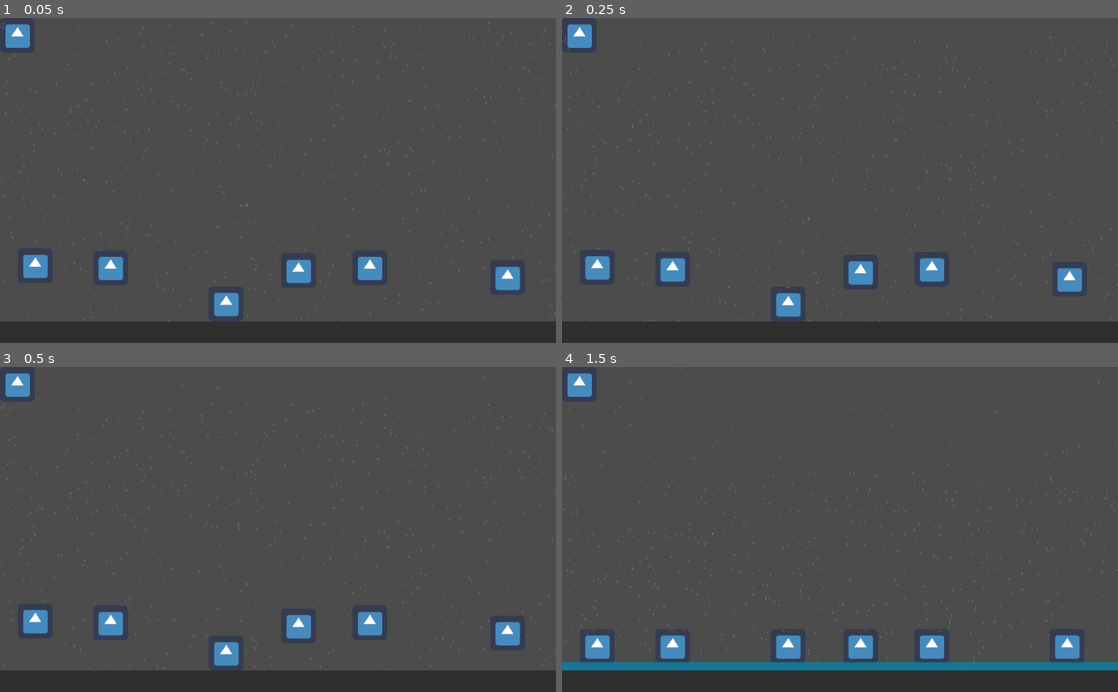
Above: before the commit, frames 1-4 (two rows, left to right).
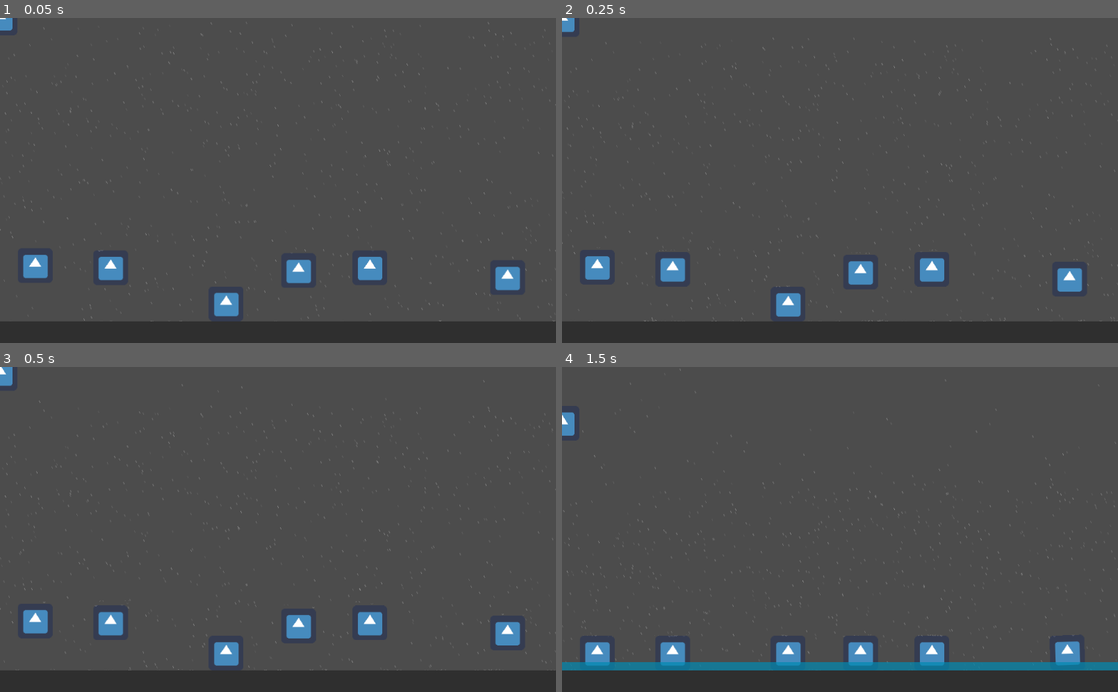
Above: after the commit, the same moments.

Repository: Deji69/NaturalDisasterJam
Game: Godot game, scene res://MainGame.tscn
The game is run twice, just before and just after one commit, with the same random seed, the same clock (stepped at 60 frames per second) and the same inputs. The engine's default icon, where the game draws it, is replaced by a stand-in: a white triangle on a blue panel in a dark square.
Inputs (mouse positions are in pixels of both pictures, inside the frame that each line leads up to):
- Up to frame 1 (0.05 s): no input
- Up to frame 2 (0.25 s): no input
- Up to frame 3 (0.5 s): no input
- Up to frame 4 (1.5 s): drag from (789, 653) to (895, 458) at 0.52 s; drag from (1067, 649) to (812, 594) at 1.27 s

The runs differ from the first frame. In frame 1, 0.4% of the frame differs, in the area x 0-100%, y 0-94%; in frame 2, 0.6%; in frame 3, 0.6%; in frame 4, 2.4%, in the area x 0-100%, y 0-92%.
Error after the commit: Parse Error: Expected an indented block after "if". (res://SurfaceDebris.gd:19)

Commit message:
Basis for debris spawning

Diff:
--- /dev/null
+++ b/DebrisItem.tscn
@@ -0,0 +1,7 @@
+[gd_scene format=2]
+
+[node name="DebrisItem" type="Node" index="0"]
+
+[node name="Node2D" type="Node2D" parent="." index="0"]
+
+_sections_unfolded = [ "Pause" ]
--- /dev/null
+++ b/DebrisItemScenes/TestDebrisItem.tscn
@@ -0,0 +1,10 @@
+[gd_scene load_steps=3 format=2]
+
+[ext_resource path="res://DebrisItem.tscn" type="PackedScene" id=1]
+[ext_resource path="res://icon.png" type="Texture" id=2]
+
+[node name="DebrisItem" index="0" instance=ExtResource( 1 )]
+
+[node name="Sprite" type="Sprite" parent="Node2D" index="0"]
+
+texture = ExtResource( 2 )
--- a/Flooding.gd
+++ b/Flooding.gd
@@ -1,11 +1,12 @@
 extends Node2D
 
-var riseSpeed = 0.5
+var rise_speed = 0.5
 
 func _ready():
 	pass
 
 func _process(delta):
-	$Water.position.y -= riseSpeed
-	if (riseSpeed < 2):
-		riseSpeed += riseSpeed * 0.001
+	if ($Water.position.y > 100):
+		$Water.position.y -= rise_speed
+		if (rise_speed < 2):
+			rise_speed += rise_speed * 0.001
--- a/MainGame.tscn
+++ b/MainGame.tscn
@@ -2,8 +2,9 @@
 
 [ext_resource path="res://Flooding.gd" type="Script" id=1]
 [ext_resource path="res://Rain.tscn" type="PackedScene" id=2]
-[ext_resource path="res://PlayerCharacter.tscn" type="PackedScene" id=3]
 [ext_resource path="res://DraggableBlock.tscn" type="PackedScene" id=4]
+[ext_resource path="res://SurfaceDebris.gd" type="Script" id=3]
+[ext_resource path="res://PlayerCharacter.tscn" type="PackedScene" id=5]
 
 [sub_resource type="RectangleShape2D" id=1]
 
@@ -17,17 +18,7 @@
 
 [node name="World" type="Node"]
 
-[node name="Area2D" type="Area2D" parent="." index="0"]
-
-input_pickable = true
-gravity_vec = Vector2( 0, 1 )
-gravity = 98.0
-linear_damp = 0.1
-angular_damp = 1.0
-audio_bus_override = false
-audio_bus_name = "Master"
-
-[node name="Ground" type="StaticBody2D" parent="." index="1"]
+[node name="Ground" type="StaticBody2D" parent="." index="0"]
 
 editor/display_folded = true
 position = Vector2( 512, 584 )
@@ -62,7 +53,7 @@
 invert_enable = false
 invert_border = 100.0
 
-[node name="Flooding" type="Node2D" parent="." index="2"]
+[node name="Flooding" type="Node2D" parent="." index="1"]
 
 z_index = 1
 script = ExtResource( 1 )
@@ -70,23 +61,25 @@
 
 [node name="Rain" parent="Flooding" index="0" instance=ExtResource( 2 )]
 
-[node name="Water" type="StaticBody2D" parent="Flooding" index="1"]
+[node name="Water" type="Area2D" parent="Flooding" index="1"]
 
 position = Vector2( 512, 848 )
 scale = Vector2( 16, 8 )
-input_pickable = false
-collision_layer = 1
-collision_mask = 1
-constant_linear_velocity = Vector2( 0, 0 )
-constant_angular_velocity = 0.0
-friction = 1.0
-bounce = 0.0
-__meta__ = {
-"_edit_group_": true,
-"_edit_lock_": true
-}
+input_pickable = true
+gravity_vec = Vector2( 0, 1 )
+gravity = 98.0
+linear_damp = 0.1
+angular_damp = 1.0
+audio_bus_override = false
+audio_bus_name = "Master"
 
-[node name="Polygon2D" type="Polygon2D" parent="Flooding/Water" index="0"]
+[node name="SurfaceDebris" type="Node2D" parent="Flooding/Water" index="0"]
+
+position = Vector2( 0, -1.90735e-006 )
+scale = Vector2( 1, 1 )
+script = ExtResource( 3 )
+
+[node name="Polygon2D" type="Polygon2D" parent="Flooding/Water" index="1"]
 
 polygon = PoolVector2Array( 32, -32, -32, -32, -32, 32, 32, 32 )
 uv = PoolVector2Array(  )
@@ -101,12 +94,12 @@
 invert_enable = false
 invert_border = 100.0
 
-[node name="CollisionShape2D" type="CollisionShape2D" parent="Flooding/Water" index="1"]
+[node name="CollisionShape2D" type="CollisionShape2D" parent="Flooding/Water" index="2"]
 
 shape = SubResource( 2 )
 _sections_unfolded = [ "Material" ]
 
-[node name="PlayerCharacter" parent="." index="3" instance=ExtResource( 3 )]
+[node name="PlayerCharacter" parent="." index="2" instance=ExtResource( 4 )]
 
 [node name="DraggableBlock" parent="." index="4" instance=ExtResource( 4 )]
 
--- /dev/null
+++ b/SurfaceDebris.gd
@@ -0,0 +1,19 @@
+# Spawn in debris items and have them float around
+# Heavier debris should sink to the bottom
+extends Node2D
+
+var debris_items = [
+	preload("res://DebrisItemScenes/TestDebrisItem.tscn")
+]
+
+func _ready():
+	# Called when the node is added to the scene for the first time.
+	# Initialization here
+	pass
+
+func _process(delta):
+	# Called every frame. Delta is time since last frame.
+	# Update game logic here.
+	if (delta > 2000):
+
+	pass
--- /dev/null
+++ b/SurfaceDebris.tscn
@@ -0,0 +1,19 @@
+[gd_scene load_steps=4 format=2]
+
+[ext_resource path="res://SurfaceDebris.gd" type="Script" id=1]
+[ext_resource path="res://DebrisItem.tscn" type="PackedScene" id=2]
+[ext_resource path="res://icon.png" type="Texture" id=3]
+
+[node name="SurfaceDebris" type="Node2D" index="0"]
+
+position = Vector2( 0, -1.90735e-006 )
+script = ExtResource( 1 )
+__meta__ = {
+"_edit_lock_": true
+}
+
+[node name="DebrisItem" parent="." index="0" instance=ExtResource( 2 )]
+
+[node name="Sprite" type="Sprite" parent="DebrisItem" index="1"]
+
+texture = ExtResource( 3 )
